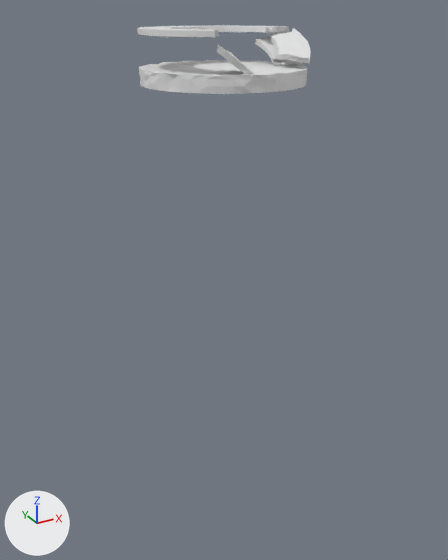
What one commit did to the FBX model Assets/Models/FBX/02/Ruined_Temple.fbx.
Rendered twice from a 50 mm camera at (-60.6, -110.4, 12.5) aimed at (0.7, 1.0, -43.2). The axes (+X, +Y, +Z) are drawn at lower left. The lights are the same throughout. The picture after the commit comes second. Where no turn or scale is listed for an object, it has been applied to the vertices.

Objects in the first picture: 'Ceiling', 'Cylinder.001', 'Floor' and 2 more.
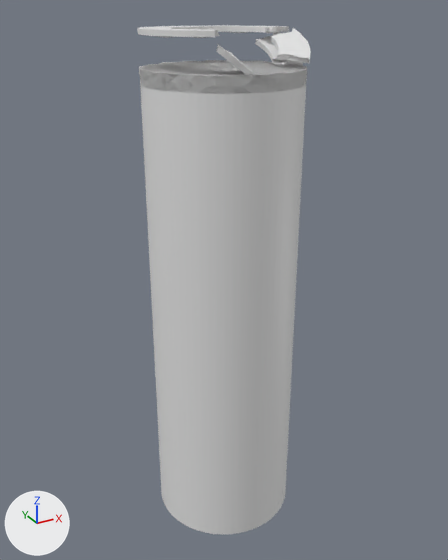
Where the change shows, as pixel boxes [x1, y1, x2, y2] in the pictures (448 x 560 px):
'Floor With Hole', added
    after: [139, 60, 307, 534]
'Floor', unchanged, covered by the edit
    before: [139, 60, 307, 94]
    after: [139, 61, 307, 79]

What changed in the scene script:
```text
Add mat_hole:
    mat_hole = principled_material('Hole')
    mat_hole.base_color = (0.8, 0.8, 0.8)  # white #e7e7e7
Add mat_main:
    mat_main = principled_material('Main')
    mat_main.base_color = (0.8, 0.8, 0.8)  # white #e7e7e7
Add me_cylinder_012:
    me_cylinder_012.from_pydata(...)  # 632 vertices, 1192 faces; spans x -16.0..16.0, y -16.1..16.1, z -101.0..2.2
    # faces by material slot: [1142, 50]
    me_cylinder_012.materials.append(mat_main)  # white #e7e7e7
    me_cylinder_012.materials.append(mat_hole)  # white #e7e7e7
Add ob_floor_with_hole:
    ob_floor_with_hole = bpy.data.objects.new('Floor With Hole', me_cylinder_012)
    ob_floor_with_hole.location = (0.0, 0.0, 0.0)
```
